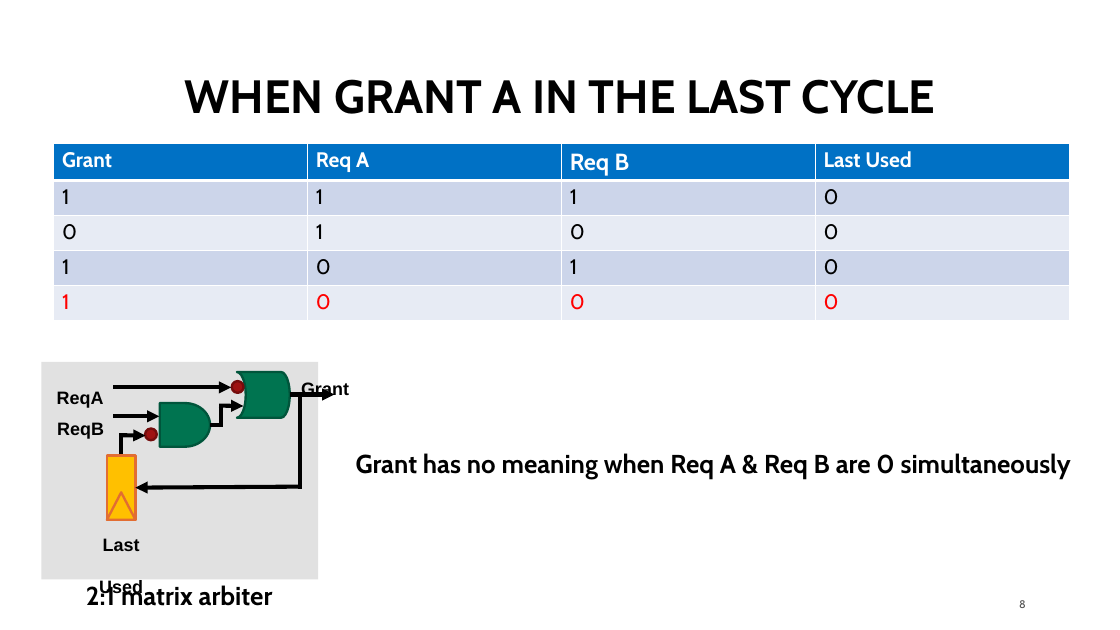
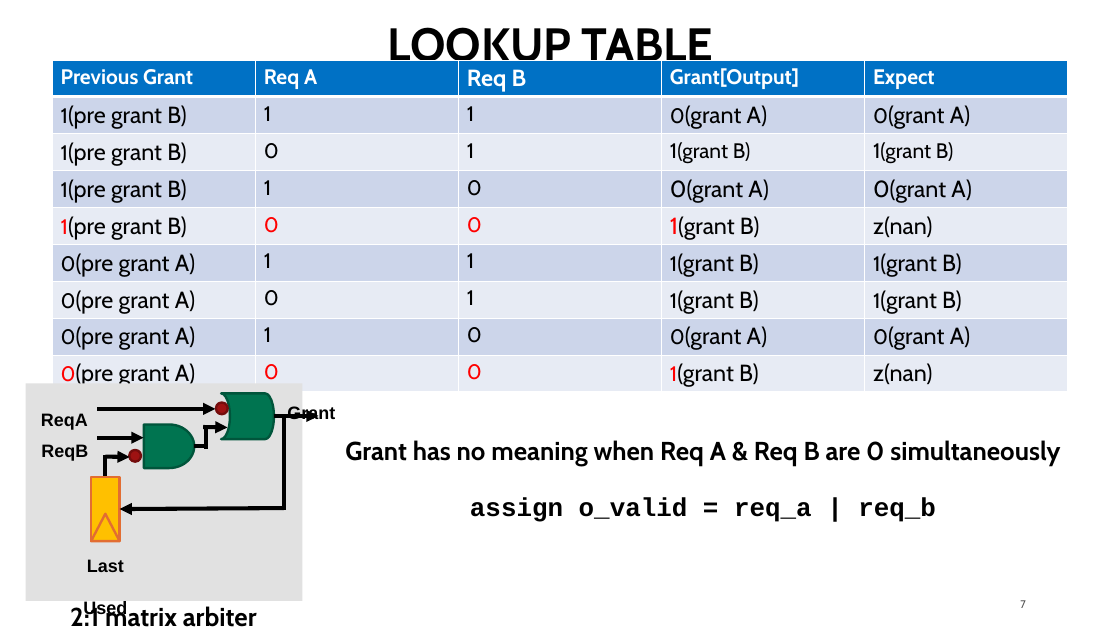
Before and after one commit to georgia-tech-synergy-lab/AcceleratorNoC, a slide deck: slide 7 of microswitch_concept.pptx (slide 8 before the commit). Drawn at 1120x630 pixels with LibreOffice and Linux fonts; fonts in the diff are those of the drawing. Boxes give left, top, right and bottom in pixels: in the first picture for what was removed or moved away, otherwise in the second. Text is boxed around its words. In the diff, an @@ line names an element or a change of style, - is before the commit and + after.

```diff
--- a/microswitch_concept.pptx
+++ b/microswitch_concept.pptx
@@ title at bbox=[388, 21, 713, 72]: text changed @@
-WHEN GRANT A IN THE LAST CYCLE
+LOOKUP TABLE
@@ table at bbox=[52, 60, 1069, 391] @@
-Grant | Req A | Req B | Last Used
-1 | 1 | 1 | 0
-0 | 1 | 0 | 0
-1 | 0 | 1 | 0
-1 | 0 | 0 | 0
+Previous Grant | Req A | Req B | Grant[Output] | Expect
+1(pre grant B) | 1 | 1 | 0(grant A) | 0(grant A)
+1(pre grant B) | 0 | 1 | 1(grant B) | 1(grant B)
+1(pre grant B) | 1 | 0 | 0(grant A) | 0(grant A)
+1(pre grant B) | 0 | 0 | 1(grant B) | z(nan)
+0(pre grant A) | 1 | 1 | 1(grant B) | 1(grant B)
+0(pre grant A) | 0 | 1 | 1(grant B) | 1(grant B)
+0(pre grant A) | 1 | 0 | 0(grant A) | 0(grant A)
+0(pre grant A) | 0 | 0 | 1(grant B) | z(nan)
@@ table: place and size @@
-table at bbox=[54, 144, 1069, 326]
+table at bbox=[52, 60, 1069, 391]
@@ text "Grant": place and size @@
-text "Grant" at bbox=[301, 381, 349, 399]
+text "Grant" at bbox=[287, 406, 335, 422]
@@ text "Grant has no meaning when ...": place and size @@
-text "Grant has no meaning when ..." at bbox=[356, 453, 1071, 478]
+text "Grant has no meaning when ..." at bbox=[345, 440, 1060, 522]
@@ 6 arrows, 4 texts, 4 lines, 2 rectangles, 2 ellipses, 1 flow chart delay, 1 flow chart online storage, 1 triangle: place and size @@
-6 arrows, 4 texts, 4 lines, 2 rectangles, 2 ellipses, 1 flow chart delay, 1 flow chart online storage, 1 triangle at bbox=[42, 362, 334, 606]
+6 arrows, 4 texts, 4 lines, 2 rectangles, 2 ellipses, 1 flow chart delay, 1 flow chart online storage, 1 triangle at bbox=[26, 383, 318, 627]
@@ text at bbox=[470, 497, 936, 522]: paragraph added @@
+assign o_valid = req_a | req_b
@@ page number at bbox=[1020, 600, 1026, 608]: text changed @@
-8
+7
```
Also in this commit, not shown: 1 other slide changed, 1 slide removed, 2 other files.
